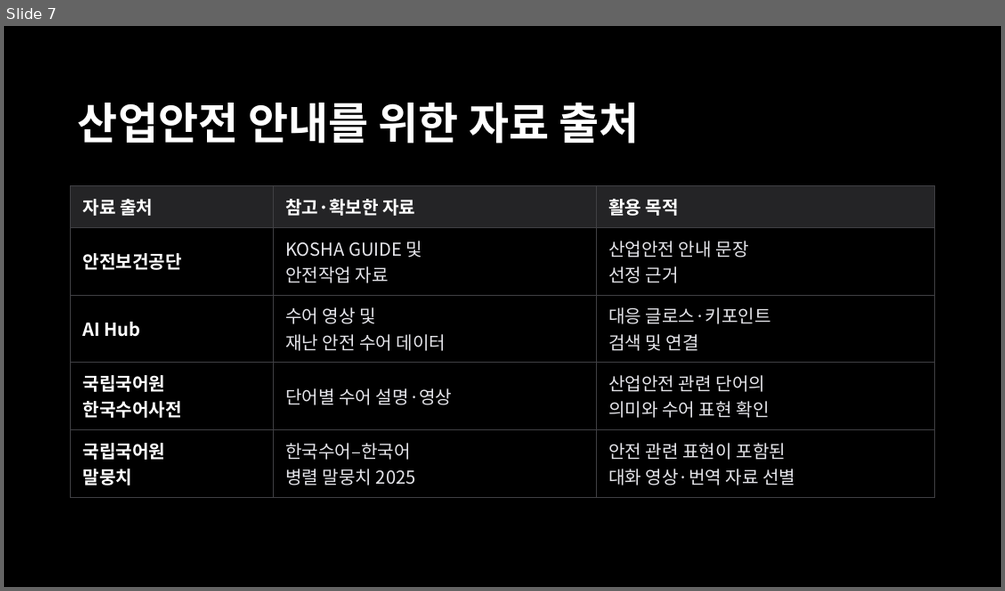
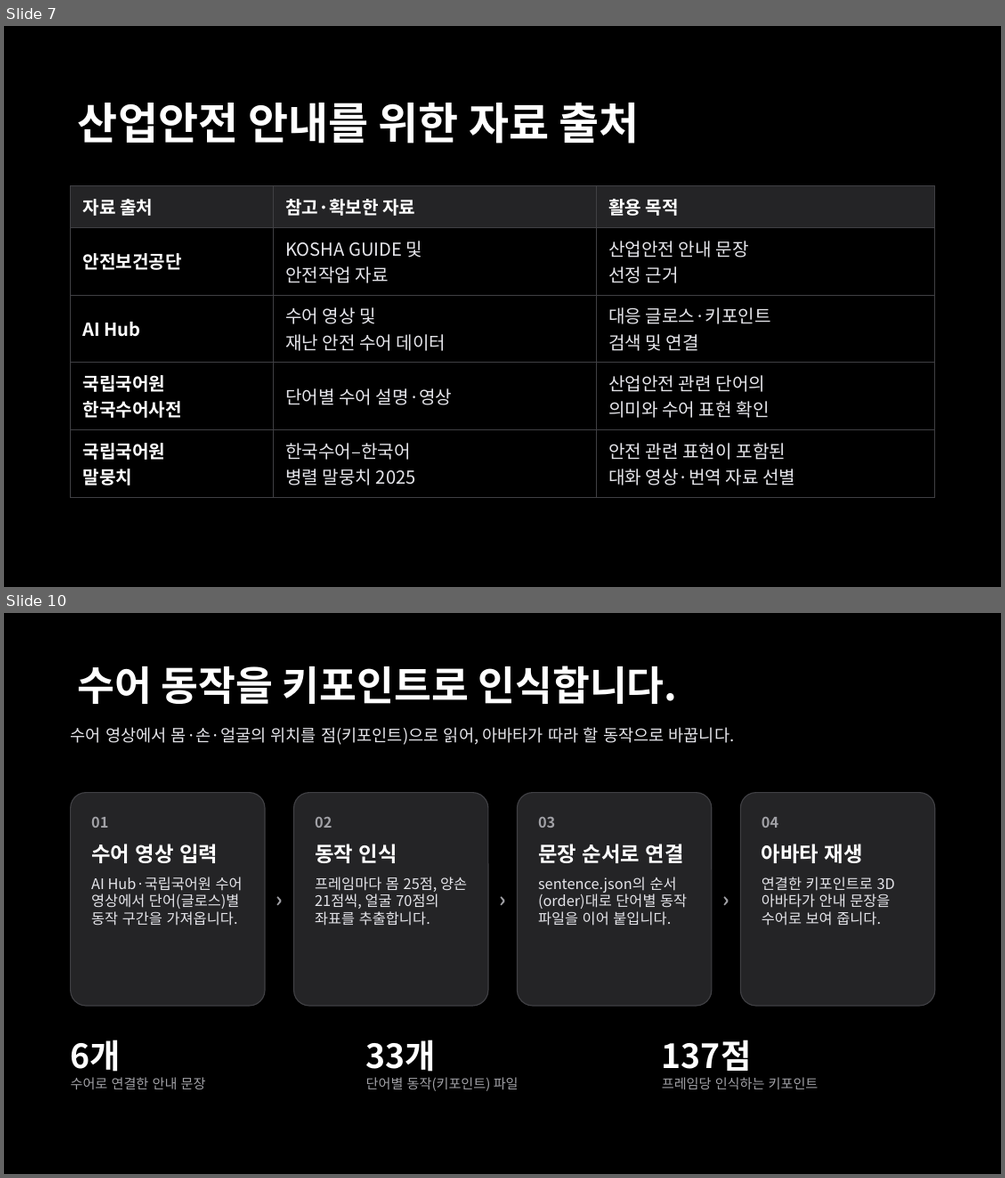
Before and after one commit to BioCode67/AI-service-project, a slide deck: 이음_추가.pptx. Shown one above the other, each under a label of ours: slide 7 before the commit, slides 7 and 10 after it; the slides between them are not shown. The pictures are 1005x591 and 1005x1178 pixels, drawn with LibreOffice and Linux fonts; fonts in the diff are those of the drawing. Boxes give left, top, right and bottom in pixels: in the first picture for what was removed or moved away, otherwise in the second. Text is boxed around its words. In the diff, an @@ line names an element or a change of style, - is before the commit and + after.

```diff
--- a/이음_추가.pptx
+++ b/이음_추가.pptx
@@ slide 10 added at (x1=4, y1=613, x2=1001, y2=1174), background #000000 @@
@@ text added at (x1=78, y1=666, x2=677, y2=704), 39 pt, text #FFFFFF, bold @@
+수어 동작을 키포인트로 인식합니다.
@@ text added at (x1=71, y1=727, x2=735, y2=745), 16 pt, text #E5E5EA @@
+수어 영상에서 몸·손·얼굴의 위치를 점(키포인트)으로 읽어, 아바타가 따라 할 동작으로 바꿉니다.
@@ rounded rectangle added at (x1=71, y1=793, x2=265, y2=1005), fill #242426, outline #404044 1 pt, 14 pt, text #E5E5EA @@
+01
+수어 영상 입력
+AI Hub·국립국어원 수어 영상에서 단어(글로스)별 동작 구간을 가져옵니다.
@@ rounded rectangle added at (x1=294, y1=793, x2=488, y2=1005), fill #242426, outline #404044 1 pt, 14 pt, text #E5E5EA @@
+02
+동작 인식
+프레임마다 몸 25점, 양손 21점씩, 얼굴 70점의 좌표를 추출합니다.
@@ rounded rectangle added at (x1=517, y1=793, x2=712, y2=1005), fill #242426, outline #404044 1 pt, 14 pt, text #E5E5EA @@
+03
+문장 순서로 연결
+sentence.json의 순서(order)대로 단어별 동작 파일을 이어 붙입니다.
@@ rounded rectangle added at (x1=741, y1=793, x2=935, y2=1005), fill #242426, outline #404044 1 pt, 14 pt, text #E5E5EA @@
+04
+아바타 재생
+연결한 키포인트로 3D 아바타가 안내 문장을 수어로 보여 줍니다.
@@ text added at (x1=265, y1=881, x2=294, y2=918), 20 pt, text #A1A1A6, bold @@
+›
@@ text added at (x1=488, y1=881, x2=518, y2=918), 20 pt, text #A1A1A6, bold @@
+›
@@ text added at (x1=712, y1=881, x2=741, y2=918), 20 pt, text #A1A1A6, bold @@
+›
@@ text added at (x1=71, y1=1039, x2=206, y2=1089), 13 pt, text #A1A1A6 @@
+6개
+수어로 연결한 안내 문장
@@ text added at (x1=366, y1=1039, x2=518, y2=1091), 13 pt, text #A1A1A6 @@
+33개
+단어별 동작(키포인트) 파일
@@ text added at (x1=662, y1=1039, x2=818, y2=1089), 13 pt, text #A1A1A6 @@
+137점
+프레임당 인식하는 키포인트
```
Also in this commit, not shown: 2 slides changed, 1 other slide added.
